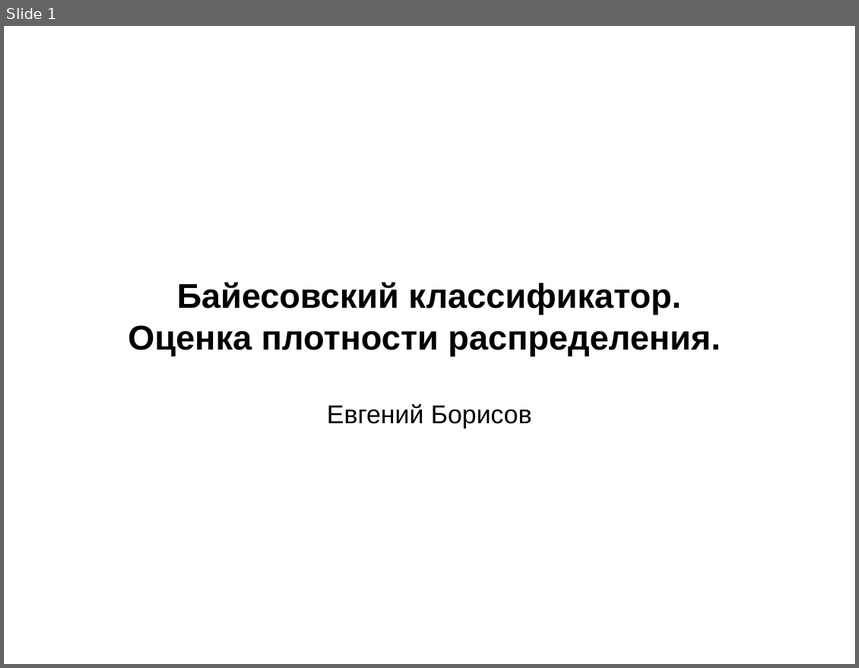
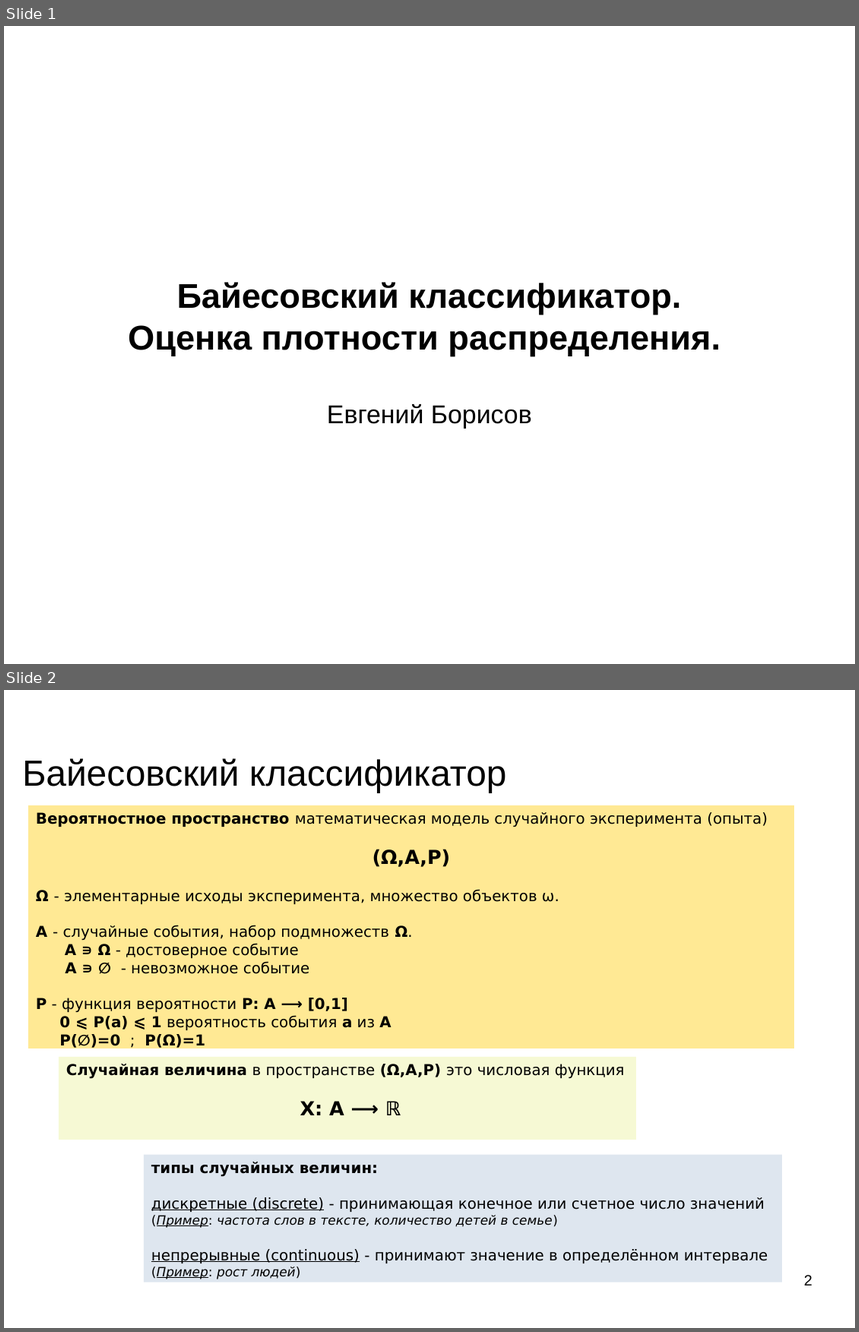
Before and after one commit to mechanoid5/ml_lectorium_2024_I, a slide deck: 09-density-estimation.odp. Shown one above the other, each under a label of ours: slide 1 before the commit, slides 1 and 2 after it. The pictures are 859x668 and 859x1332 pixels, drawn with LibreOffice and Linux fonts; fonts in the diff are those of the drawing; background and template pictures are left out. Boxes give left, top, right and bottom in pixels: in the first picture for what was removed or moved away, otherwise in the second. Text is boxed around its words. In the diff, an @@ line names an element or a change of style, - is before the commit and + after.

```diff
--- a/09-density-estimation.odp
+++ b/09-density-estimation.odp
@@ slide 2 added at [4, 690, 855, 1328], background picture (left out) @@
@@ title added at [22, 758, 507, 793], 33.9 pt, text #000000 @@
+Байесовский классификатор
@@ rectangle added at [28, 806, 794, 1049], fill #FFE994, 14 pt, text #000000 @@
+Вероятностное пространство математическая модель случайного эксперимента (опыта)
+(Ω,A,P)
+Ω - элементарные исходы эксперимента, множество объектов ω.
+A - случайные события, набор подмножеств Ω.
+A ∍ Ω - достоверное событие
+A ∍ ∅ - невозможное событие
+P - функция вероятности P: A ⟶ [0,1]
+0 ⩽ P(a) ⩽ 1 вероятность события a из A
+P(∅)=0 ; P(Ω)=1
@@ rectangle added at [59, 1057, 636, 1140], fill #F6F9D4, 14 pt, text #000000 @@
+Случайная величина в пространстве (Ω,A,P) это числовая функция
+X: A ⟶ ℝ
@@ rectangle added at [144, 1155, 782, 1283], fill #DEE6EF, 14 pt, text #000000 @@
+типы случайных величин:
+дискретные (discrete) - принимающая конечное или счетное число значений
+(Пример: частота слов в тексте, количество детей в семье)
+непрерывные (continuous) - принимают значение в определённом интервале
+(Пример: рост людей)
@@ page number added at [804, 1275, 813, 1286], 14 pt, text #000000 @@
+2
```
Also in this commit, not shown: 2 slides changed, 2 other slides added, 5 other files.
